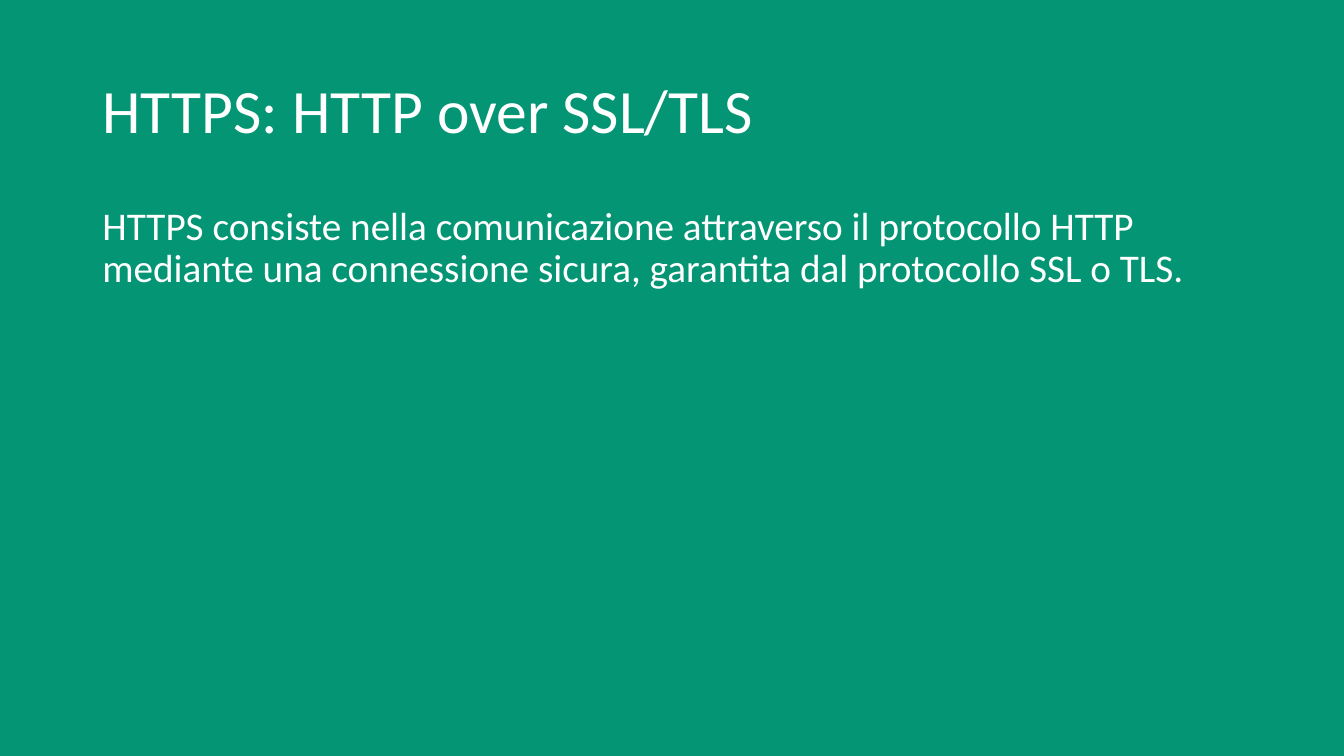
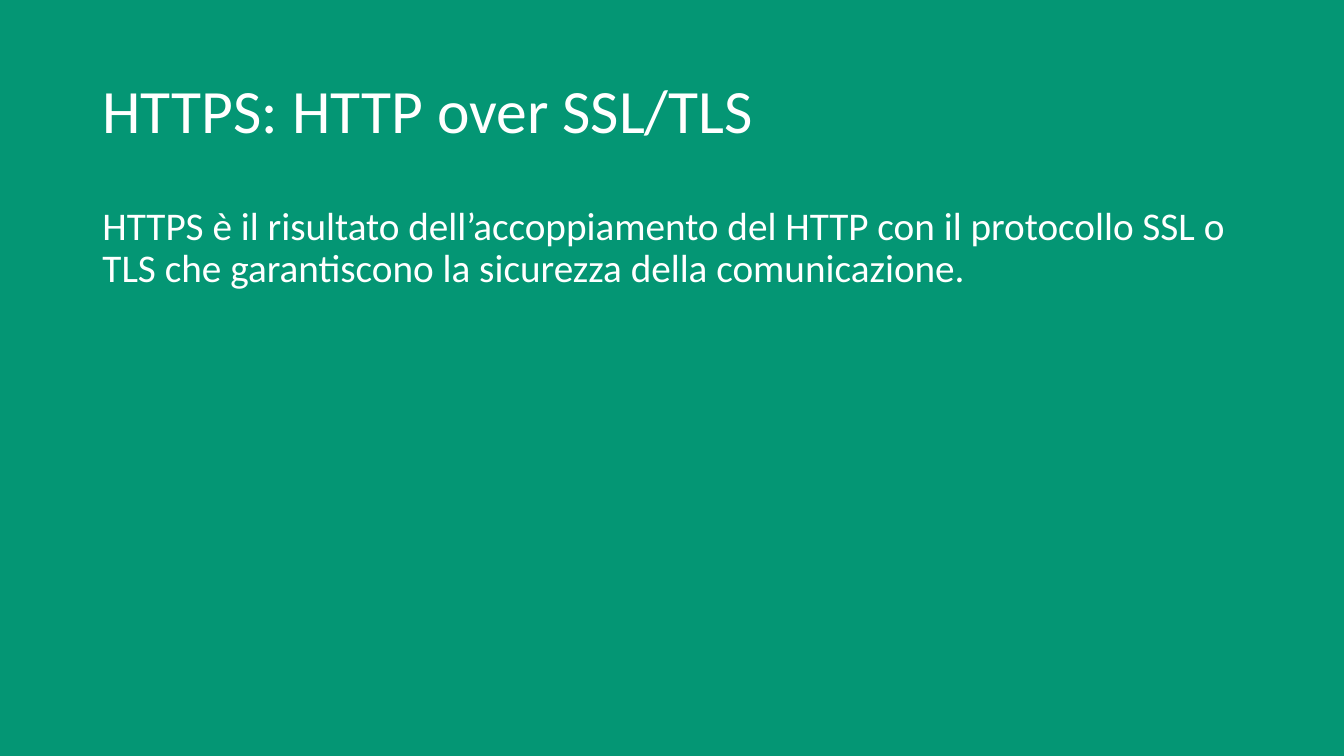
Before and after one commit to vassallocarlo/Tesi-RESTful, a slide deck: slide 15 of REST.pptx. Drawn at 1344x756 pixels with LibreOffice and Linux fonts; fonts in the diff are those of the drawing. Boxes give left, top, right and bottom in pixels: in the first picture for what was removed or moved away, otherwise in the second. Text is boxed around its words. In the diff, an @@ line names an element or a change of style, - is before the commit and + after.

```diff
--- a/REST.pptx
+++ b/REST.pptx
@@ text at bbox=[102, 212, 1225, 289]: text changed @@
-HTTPS consiste nella comunicazione attraverso il protocollo HTTP mediante una connessione sicura, garantita dal protocollo SSL o TLS.
+HTTPS è il risultato dell’accoppiamento del HTTP con il protocollo SSL o TLS che garantiscono la sicurezza della comunicazione.
```
Also in this commit, not shown: 5 other slides changed, 9 slides added, 9 other files.
